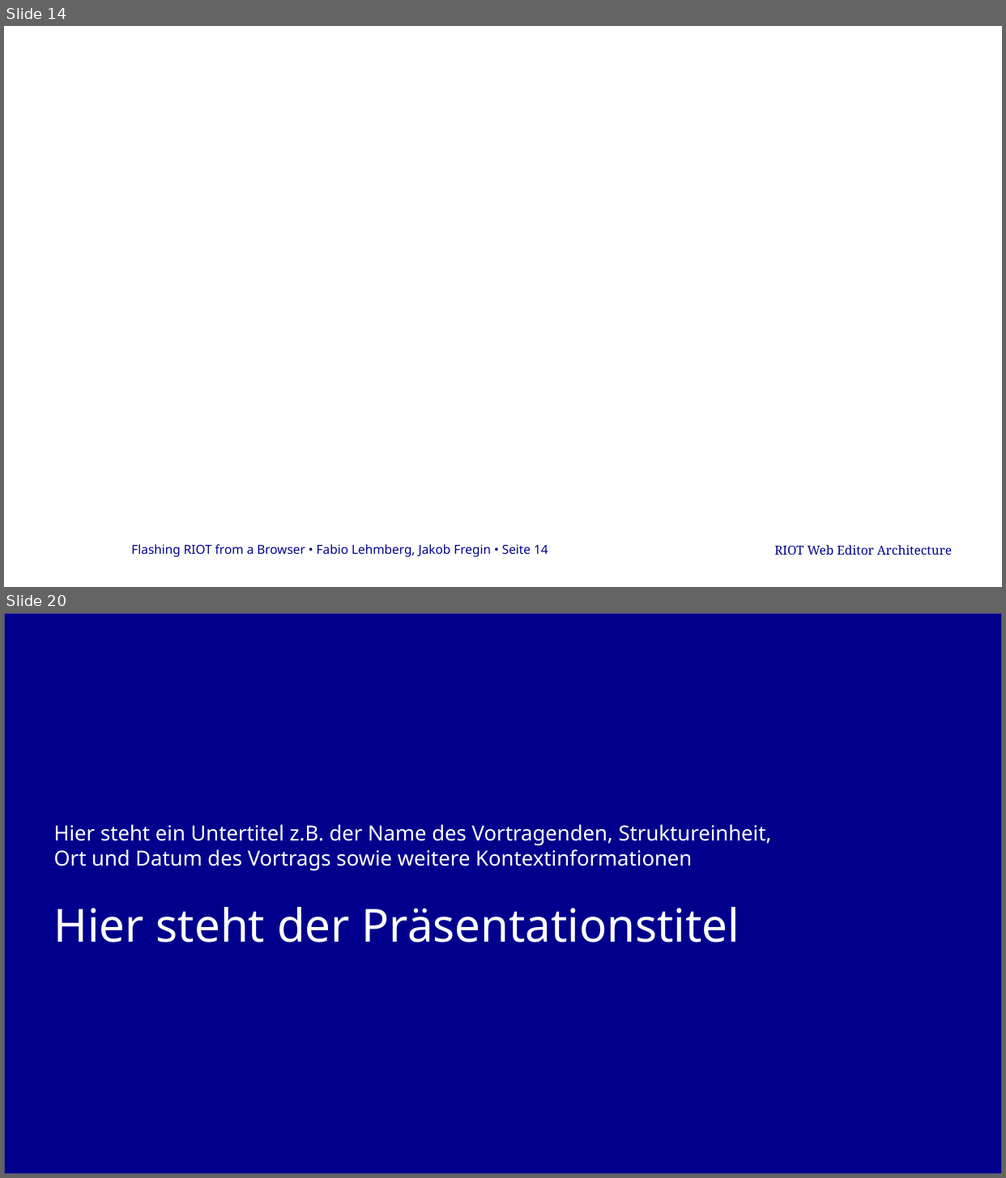
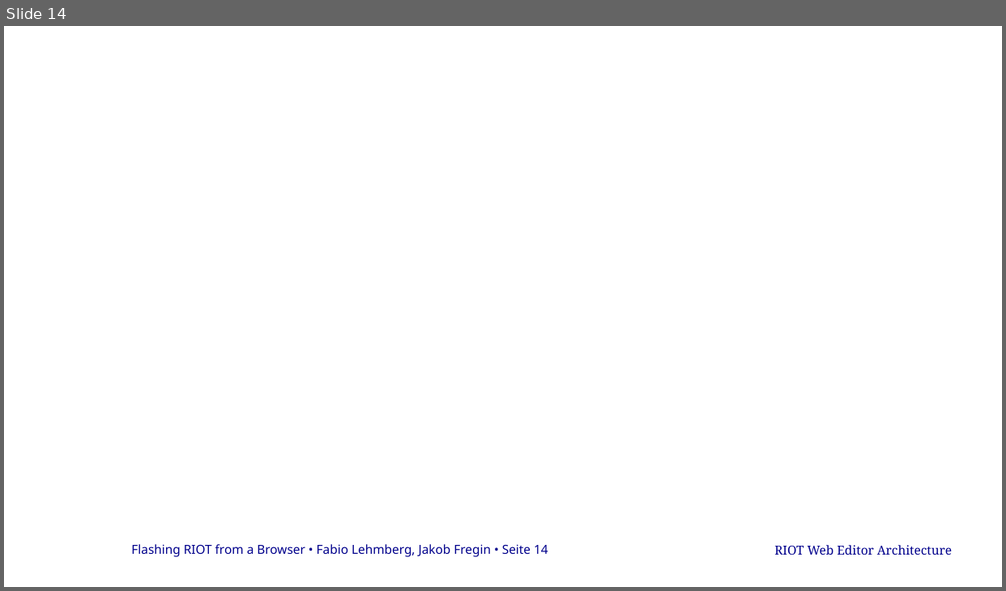
Before and after one commit to cheater78/RIOT-WebEditor, a slide deck: docs/project-log/RIoTPresentation.pptx. Shown one above the other, each under a label of ours: slides 14 and 20 before the commit, slide 14 after it; the slides between them are not shown. The pictures are 1006x1178 and 1006x591 pixels, drawn with LibreOffice and Linux fonts; fonts in the diff are those of the drawing; background and template pictures are left out. Boxes give left, top, right and bottom in pixels: in the first picture for what was removed or moved away, otherwise in the second. Text is boxed around its words. In the diff, an @@ line names an element or a change of style, - is before the commit and + after.

```diff
--- a/docs/project-log/RIoTPresentation.pptx
+++ b/docs/project-log/RIoTPresentation.pptx
@@ slide 20 removed at (4,613,1002,1174), background #FFFFFF @@
@@ rectangle removed at (4,613,1002,1174) @@
@@ subtitle removed at (54,824,772,871) @@
-Hier steht ein Untertitel z.B. der Name des Vortragenden, Struktureinheit,
-Ort und Datum des Vortrags sowie weitere Kontextinformationen
@@ title removed at (54,907,740,943) @@
-Hier steht der Präsentationstitel
```
Also in this commit, not shown: 13 slides added, 13 other slides removed, 2 other files.
